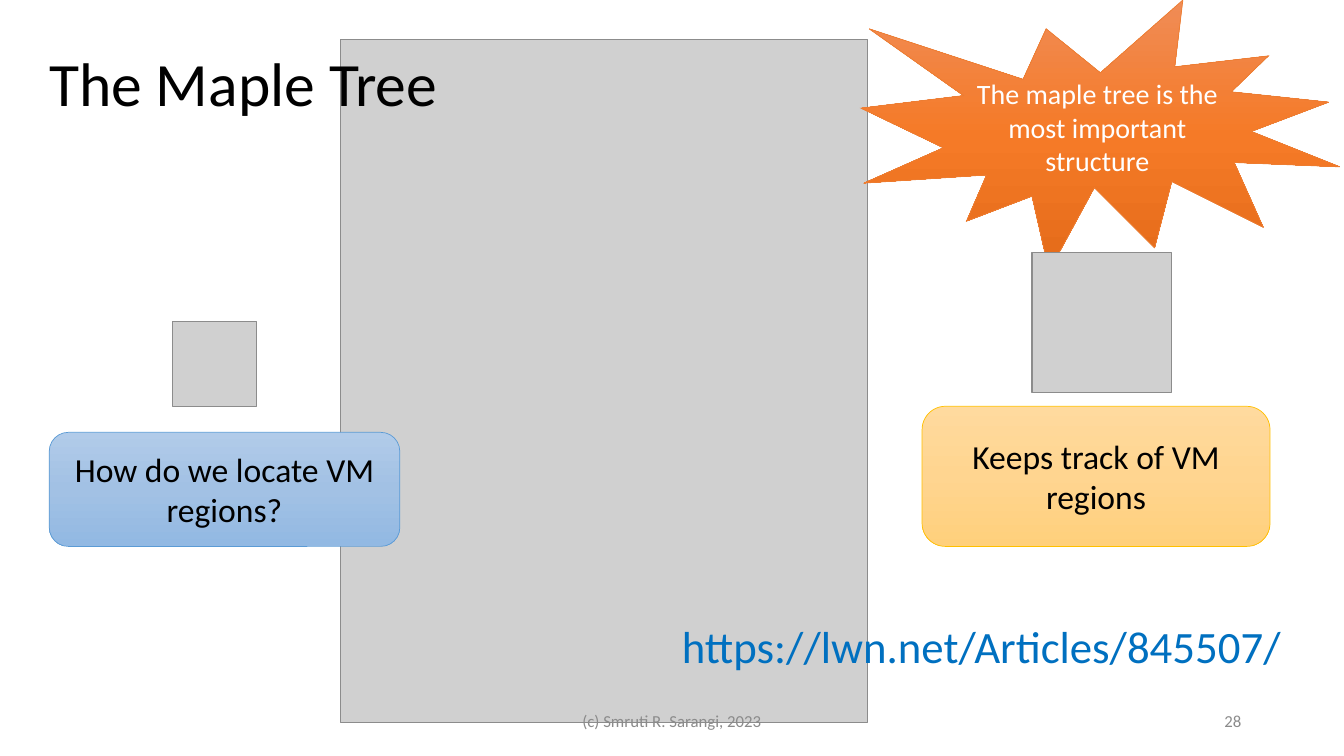
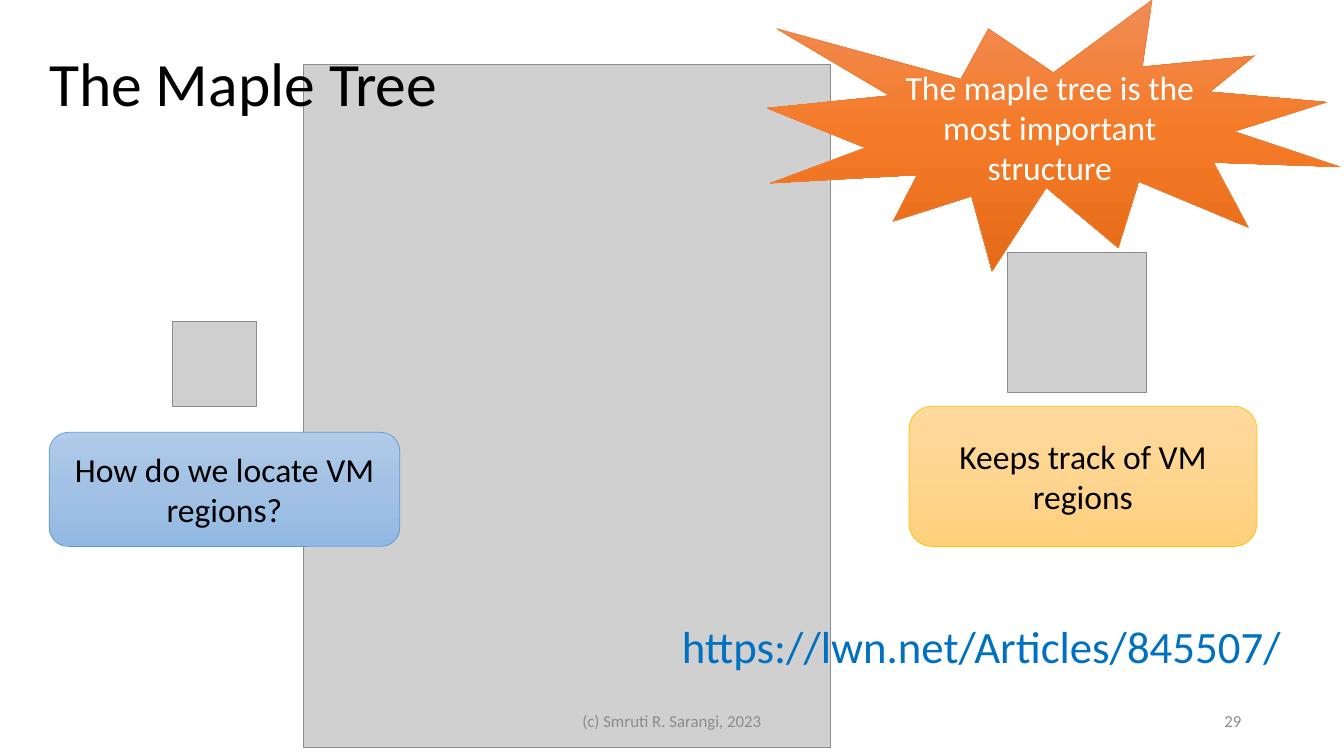
Before and after one commit to srsarangi/srsarangi.github.io, a slide deck: slide 29 of osbook/slides/3.processes.pptx (slide 28 before the commit). Drawn at 1344x756 pixels with LibreOffice and Linux fonts; fonts in the diff are those of the drawing; grey boxes stand for pictures. Boxes give left, top, right and bottom in pixels: in the first picture for what was removed or moved away, otherwise in the second. Text is boxed around its words. In the diff, an @@ line names an element or a change of style, - is before the commit and + after.

```diff
--- a/osbook/slides/3.processes.pptx
+++ b/osbook/slides/3.processes.pptx
@@ irregular seal "The maple tree is the ...": place and size @@
-irregular seal "The maple tree is the ..." at <box>861,0,1340,271</box>
+irregular seal "The maple tree is the ..." at <box>767,0,1340,271</box>
@@ irregular seal "The maple tree is the ..." at <box>767,0,1340,271</box>: size 20 to 24 pt @@
@@ picture: place and size @@
-picture at <box>341,39,868,723</box>
+picture at <box>303,65,831,748</box>
@@ picture: place and size @@
-picture at <box>1032,253,1172,392</box>
+picture at <box>1007,253,1146,392</box>
@@ rounded rectangle "Keeps track of VM regions": place and size @@
-rounded rectangle "Keeps track of VM regions" at <box>923,406,1270,546</box>
+rounded rectangle "Keeps track of VM regions" at <box>909,406,1257,546</box>
@@ page number at <box>1224,716,1241,727</box>: text changed @@
-28
+29
```
Also in this commit, not shown: 24 other slides changed, 4 slides added, 1 slide removed, 6 other files.
